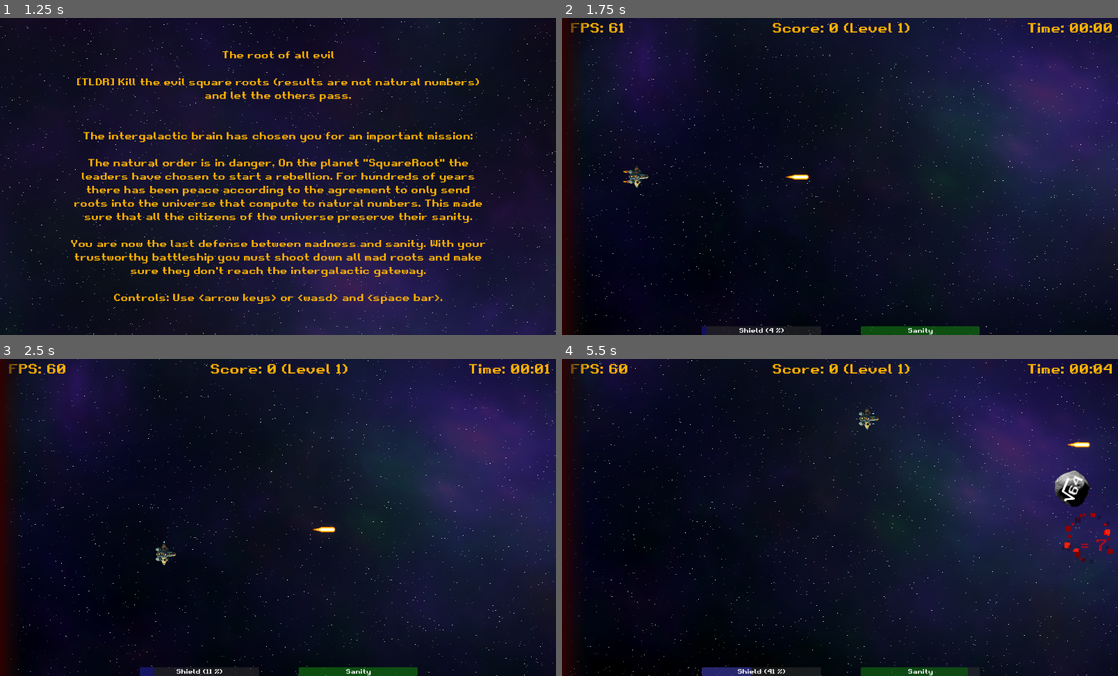
Above: before the commit, frames 1-4 (two rows, left to right).
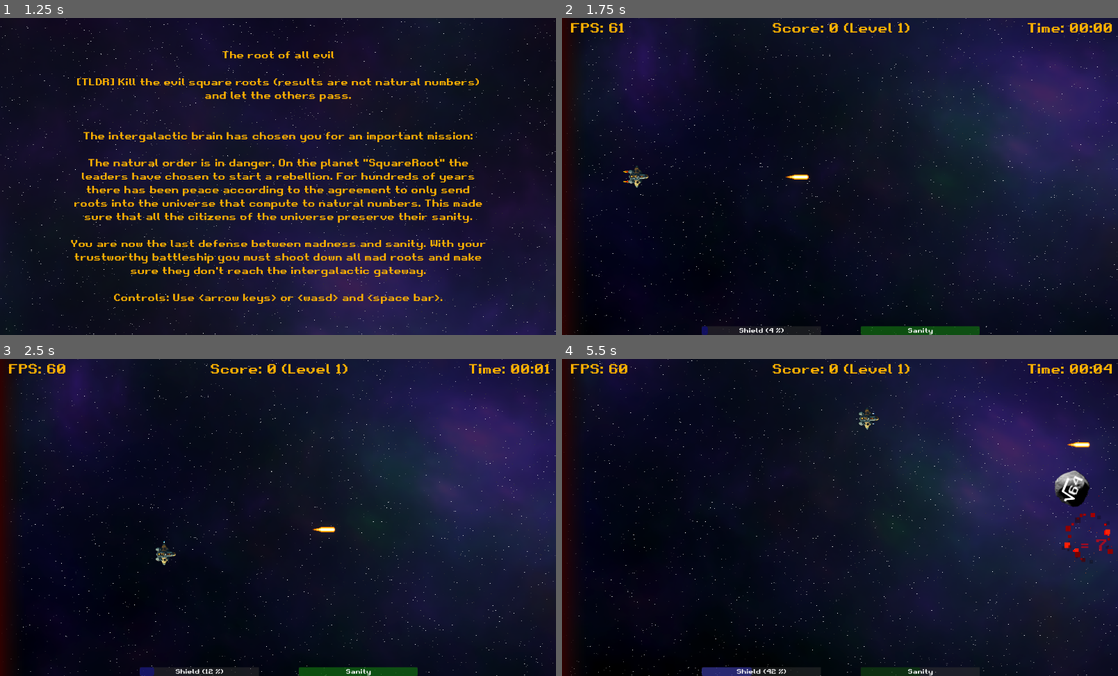
Above: after the commit, the same moments.

Repository: gingerr/ggj-2023-roots-one
Game: Godot game, scene res://pregame/MainMenu.tscn
The game is run twice, just before and just after one commit, with the same random seed, the same clock (stepped at 60 frames per second) and the same inputs.
Inputs:
- Up to frame 1 (1.25 s): click "New Game" at 0.5 s
- Up to frame 2 (1.75 s): tap Enter (ui_accept) at 1.25, 1.52 s; hold Right (ui_right) from 1.28 s (still down)
- Up to frame 3 (2.5 s): release Right (ui_right) at 2.03 s; hold Down (ui_down) from 2.03 s (still down); tap Enter (ui_accept) at 2.27 s
- Up to frame 4 (5.5 s): release Down (ui_down) at 2.78 s; hold Right (ui_right) 2.78-3.53 s; hold Up (ui_up) 3.53-4.28 s; tap Enter (ui_accept) at 3.77, 4.52, 5.27 s; hold Left (ui_left) from 4.28 s (still down)

Frame 1 is identical in both runs. In frame 2, less than 0.1% of the frame differs, in the area x 1-27%, y 1-100%; in frame 3, 0.1%; in frame 4, 0.6%, in the area x 1-73%, y 1-100%.

Commit message:
makes HUD a child of Game and removes it from auto loading

Diff:
--- a/game/Game.gd
+++ b/game/Game.gd
@@ -16,16 +16,9 @@
 const squareRootFactory = preload("res://asteroid/EnemyRoot.tscn")
 const gameOverPreload = preload("res://game/GameOver.tscn")
 
-func _enter_tree():
-	HUD.setVisibility(true)
-
-func _exit_tree():
-	HUD.setVisibility(false)
-
 func _ready():
 	Input.set_mouse_mode(Input.MOUSE_MODE_HIDDEN)
-	HUD.resetGameValues()
-	HUD.setLevel(level)
+	$HUD.setLevel(level)
 
 func _process(delta):
 	spawn_timer += delta;
@@ -41,7 +34,7 @@
 
 func increaseLevel():
 	level +=1
-	HUD.setLevel(level)
+	$HUD.setLevel(level)
 	if level == 5:
 		spawn_amount += 1
 	elif level == 10:
@@ -53,8 +46,8 @@
 
 func spawnEnemy():
 	var mob: EnemyRoot = squareRootFactory.instantiate()
-	mob.safeZoneTop = HUD.topHeight
-	mob.safeZoneBottom = HUD.bottomHeight
+	mob.safeZoneTop = $HUD.topHeight
+	mob.safeZoneBottom = $HUD.bottomHeight
 	mob.configure(max_root_number)
 	mob.scored.connect(_on_enemy_root_scored)
 	add_child(mob)
@@ -68,15 +61,19 @@
 
 func _on_Player_dead():
 	var gameOver = gameOverPreload.instantiate()
-	gameOver.score = HUD.score
-	gameOver.time = HUD.getTimeString()
+	gameOver.score = $HUD.score
+	gameOver.time = $HUD.getTimeString()
+	$HUD.visible = false
 	add_child(gameOver)
 
 func _on_player_health_changed(value: int):
-	HUD.setHealth(value)
+	$HUD.setHealth(value)
 
 func _on_player_max_health_changed(value: int):
-	HUD.setMaxHealth(value)
+	$HUD.setMaxHealth(value)
 
 func _on_enemy_root_scored():
-	HUD.increaseScore(1)
+	$HUD.increaseScore(1)
+
+func _on_player_shield_changed(value: float):
+	$HUD.set_shield(value)
--- a/game/Game.tscn
+++ b/game/Game.tscn
@@ -7,6 +7,7 @@
 [ext_resource type="PackedScene" uid="uid://c4qdkjgpo0i5h" path="res://background/BackgroundLayer.tscn" id="5"]
 [ext_resource type="PackedScene" uid="uid://d24qvpg4arer2" path="res://game/BloomyWorld.tscn" id="6"]
 [ext_resource type="PackedScene" path="res://game/PauseScreen.tscn" id="7"]
+[ext_resource type="PackedScene" uid="uid://cp6exhklqnla7" path="res://game/HUD.tscn" id="8_1inqb"]
 
 [sub_resource type="CanvasItemMaterial" id="2"]
 
@@ -52,6 +53,9 @@
 process_mode = 2
 visible = false
 
+[node name="HUD" parent="." instance=ExtResource("8_1inqb")]
+
 [connection signal="dead" from="Player" to="." method="_on_Player_dead"]
 [connection signal="health_changed" from="Player" to="." method="_on_player_health_changed"]
 [connection signal="max_health_changed" from="Player" to="." method="_on_player_max_health_changed"]
+[connection signal="shield_changed" from="Player" to="." method="_on_player_shield_changed"]
--- a/game/HUD.gd
+++ b/game/HUD.gd
@@ -11,28 +11,20 @@
 
 func _ready():
 	setTopBottomHeight()
-	setVisibility(false)
-	resetGameValues()
 	Utils.default_font_color(get_node('%Fps'))
 	Utils.default_font_color(get_node('%Score'))
 	Utils.default_font_color(get_node('%Time'))
 
-	var bar_shield: ProgressBar = $MainContainer/VBoxContainer/Bottom/Shield/ShieldBar
+	var bar_shield: ProgressBar = %ShieldBar
 	bar_shield.get("theme_override_styles/background").bg_color = Color (0.2, 0.2, 0.2, 0.5)
 	bar_shield.max_value = 100
 
-	var bar_sanity: ProgressBar = $MainContainer/VBoxContainer/Bottom/Sanity/SanityBar
+	var bar_sanity: ProgressBar = %SanityBar
 	bar_sanity.get("theme_override_styles/background").bg_color = Color (0.2, 0.2, 0.2, 0.5)
 
 func _process(delta: float):
 	time += delta
 	updateHUD()
-
-func setVisibility(value: bool):
-	$MainContainer.visible = value
-
-func get_score():
-	return score
 
 func increaseScore(value: int):
 	score += value
@@ -56,42 +48,34 @@
 func set_shield(value : float):
 	shield = value
 
-func get_shield() -> float:
-	return shield
+func updateHUD():
+	%Fps.set_text("FPS: " + str(Engine.get_frames_per_second()))
+	%Score.set_text('Score: ' + str(score) + ' (Level ' + str(level) + ')')
+	%Time.set_text('Time: ' + getTimeString())
 
-func updateHUD():
-	get_node('%Fps').set_text("FPS: " + str(Engine.get_frames_per_second()))
-	get_node('%Score').set_text('Score: ' + str(score) + ' (Level ' + str(level) + ')')
-	get_node('%Time').set_text('Time: ' + getTimeString())
-
-	var bar_sanity: ProgressBar = $MainContainer/VBoxContainer/Bottom/Sanity/SanityBar
+	var bar_sanity: ProgressBar = %SanityBar
 	bar_sanity.max_value = max(maxHealth, 1)
 	bar_sanity.value = health
 	var percentage_health = float(health) / float(max(maxHealth, 1))
 	bar_sanity.get("theme_override_styles/fill").bg_color = Color (0.5 - percentage_health, 0.5 * percentage_health, 0, 0.5)
 
-	var bar_shield: ProgressBar = $MainContainer/VBoxContainer/Bottom/Shield/ShieldBar
+	var bar_shield: ProgressBar = %ShieldBar
 	var percentage_shield = float(shield) / 100.0
 	bar_shield.get("theme_override_styles/fill").bg_color = Color (0.5 * percentage_shield, 0.5 * percentage_shield, 0.6 + 0.4 * percentage_shield, 0.5)
 	bar_shield.value = shield
 
 	if shield == 100.0:
-		$MainContainer/VBoxContainer/Bottom/Shield/ShieldLabel.text = "Shield (ready)"
+		%ShieldLabel.text = "Shield (ready)"
 	else:
-		$MainContainer/VBoxContainer/Bottom/Shield/ShieldLabel.text = "Shield (" + str(int(shield)) + " %)"
+		%ShieldLabel.text = "Shield (" + str(int(shield)) + " %)"
 
 func getTimeString() -> String:
 	var minutes := time / 60
 	var seconds := fmod(time, 60)
 	return "%02d:%02d" % [minutes, seconds]
 
-func resetGameValues():
-	time = 0.0
-	score = 0
-	updateHUD()
-
 func setTopBottomHeight():
-	var topSize = $MainContainer/VBoxContainer/Top.get_combined_minimum_size();
-	var bottomSize = $MainContainer/VBoxContainer/Bottom.get_combined_minimum_size();
+	var topSize = %Top.get_combined_minimum_size();
+	var bottomSize = %Bottom.get_combined_minimum_size();
 	topHeight = topSize.y;
 	bottomHeight = bottomSize.y;
--- a/game/HUD.tscn
+++ b/game/HUD.tscn
@@ -1,4 +1,4 @@
-[gd_scene load_steps=6 format=3]
+[gd_scene load_steps=6 format=3 uid="uid://cp6exhklqnla7"]
 
 [ext_resource type="Script" path="res://game/HUD.gd" id="3"]
 
@@ -79,6 +79,7 @@
 mouse_filter = 2
 
 [node name="Bottom" type="HBoxContainer" parent="MainContainer/VBoxContainer"]
+unique_name_in_owner = true
 layout_mode = 2
 size_flags_horizontal = 4
 theme_override_constants/separation = 100
@@ -111,6 +112,7 @@
 layout_mode = 2
 
 [node name="SanityBar" type="ProgressBar" parent="MainContainer/VBoxContainer/Bottom/Sanity"]
+unique_name_in_owner = true
 custom_minimum_size = Vector2(300, 22)
 layout_mode = 2
 size_flags_vertical = 3
@@ -123,6 +125,7 @@
 show_percentage = false
 
 [node name="SanityLabel" type="Label" parent="MainContainer/VBoxContainer/Bottom/Sanity"]
+unique_name_in_owner = true
 layout_mode = 2
 theme_override_font_sizes/font_size = 16
 text = "Sanity"
--- a/player/Player.gd
+++ b/player/Player.gd
@@ -5,6 +5,7 @@
 signal dead
 signal health_changed(value: int)
 signal max_health_changed(value: int)
+signal shield_changed(value: float)
 
 var health: int
 
@@ -23,7 +24,7 @@
 func _ready():
 	position.x = 100
 	position.y = get_viewport_rect().size.y / 2
-	change_health(10)
+	change_health(2)
 
 
 # Called every frame. 'delta' is the elapsed time since the previous frame.
@@ -122,3 +123,6 @@
 	$thrust_back_right.visible = false
 	$thrust_front_left.visible = false
 	$thrust_front_right.visible = false
+
+func _on_shield_area_shield_changed(value: float):
+	shield_changed.emit(value)
--- a/player/Player.tscn
+++ b/player/Player.tscn
@@ -14,6 +14,8 @@
 [sub_resource type="GDScript" id="GDScript_83fug"]
 script/source = "class_name ShieldArea
 extends Area2D
+
+signal shield_changed(value: float)
 
 const speed_charge = 10
 const speed_discharge = -30
@@ -50,13 +52,13 @@
 		else:
 			shield = 100.0
 
-	HUD.set_shield(shield)
+	shield_changed.emit(shield)
 
 
 func on_asteroid_collision(area : Area2D):
 	if area is EnemyRoot:
 		var asteroid : EnemyRoot = area
-		if (HUD.get_shield() == 100.0):
+		if (shield == 100.0):
 			$ShieldActivate.play(0.1)
 			visible = true
 		if (visible):
@@ -180,3 +182,5 @@
 [node name="ShieldRecharged" type="AudioStreamPlayer" parent="ShieldArea"]
 stream = ExtResource("9_no4tc")
 pitch_scale = 1.5
+
+[connection signal="shield_changed" from="ShieldArea" to="." method="_on_shield_area_shield_changed"]
--- a/project.godot
+++ b/project.godot
@@ -18,10 +18,6 @@
 boot_splash/fullsize=false
 config/icon="res://player/res/spaceship1.png"
 config/windows_native_icon="res://resources/shRooter.ico"
-
-[autoload]
-
-HUD="*res://game/HUD.tscn"
 
 [debug]
 
Not shown: 1 places in game/Game.tscn that only renumber resources
